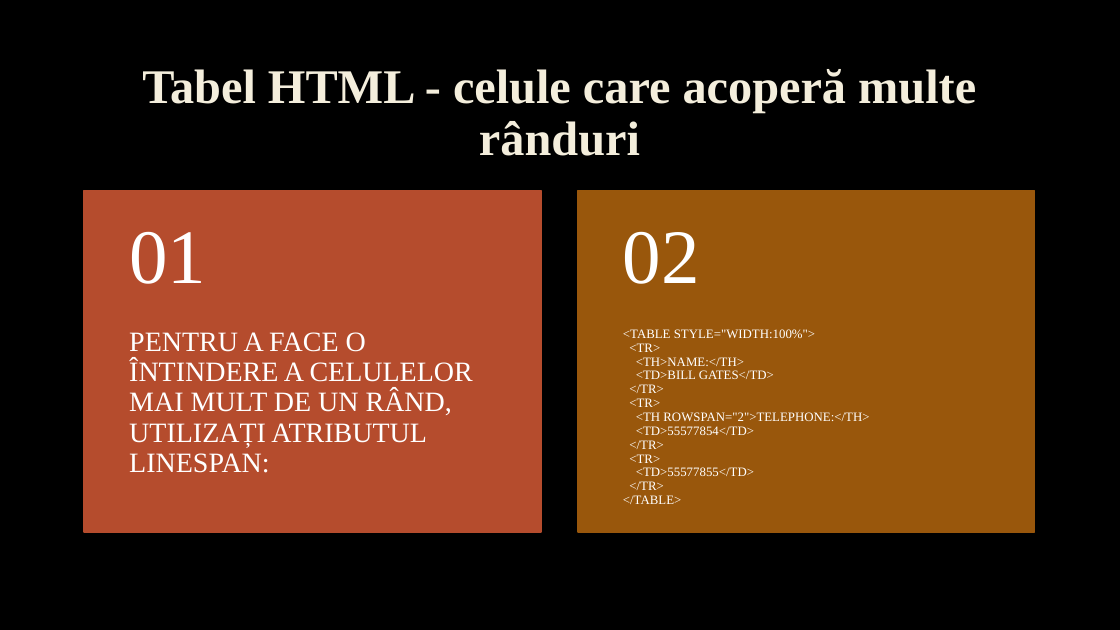
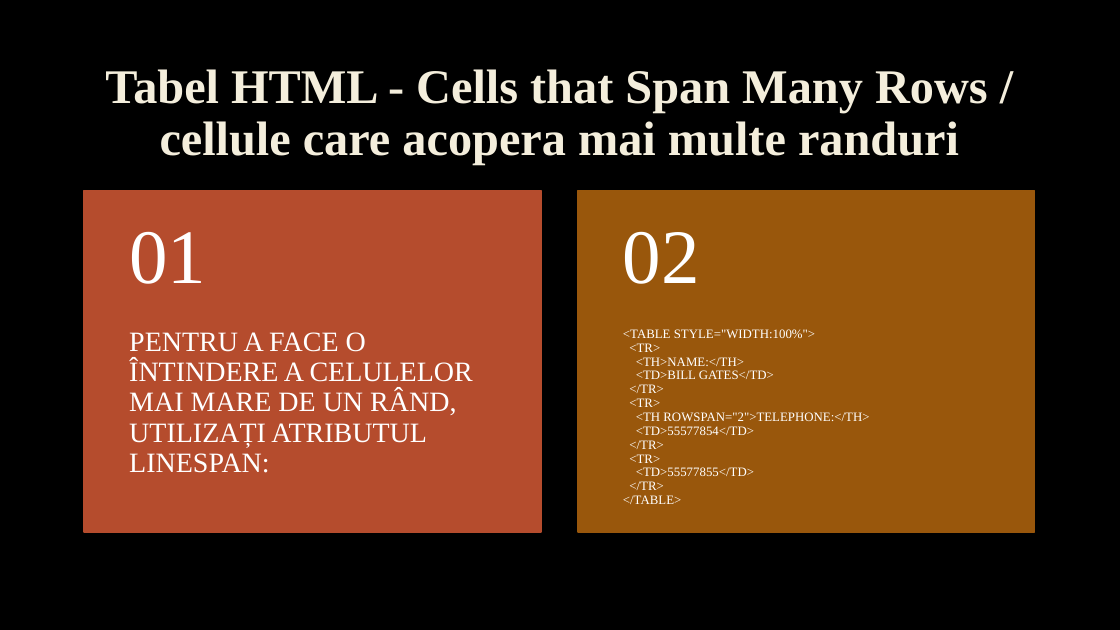
Before and after one commit to JohnyJF/Homework_10C, a slide deck: slide 18 of HTML_Tables_Tulei_Ion_Filat_Fabian.pptx (slide 21 before the commit). Drawn at 1120x630 pixels with LibreOffice and Linux fonts; fonts in the diff are those of the drawing; background and template pictures are left out. Boxes give left, top, right and bottom in pixels: in the first picture for what was removed or moved away, otherwise in the second. Text is boxed around its words. In the diff, an @@ line names an element or a change of style, - is before the commit and + after.

```diff
--- a/HTML_Tables_Tulei_Ion_Filat_Fabian.pptx
+++ b/HTML_Tables_Tulei_Ion_Filat_Fabian.pptx
@@ title at box(105, 69, 988, 164): text changed @@
-Tabel HTML - celule care acoperă multe rânduri
+Tabel HTML - Cells that Span Many Rows / cellule care acopera mai multe randuri
@@ text at box(129, 332, 473, 473): text changed @@
-PENTRU A FACE O ÎNTINDERE A CELULELOR MAI MULT DE UN RÂND, UTILIZAȚI ATRIBUTUL LINESPAN:
+PENTRU A FACE O ÎNTINDERE A CELULELOR MAI MARE DE UN RÂND, UTILIZAȚI ATRIBUTUL LINESPAN:
```
Also in this commit, not shown: 10 other slides changed, 10 slides added, 13 slides removed, 1 other file.
